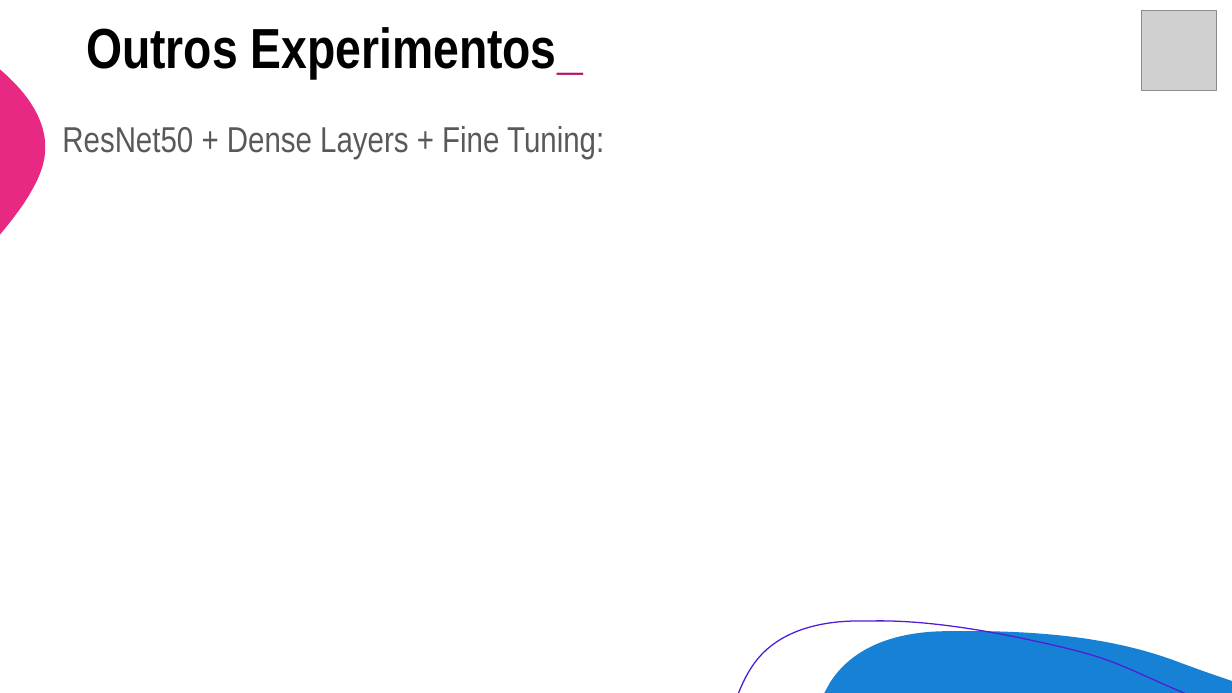
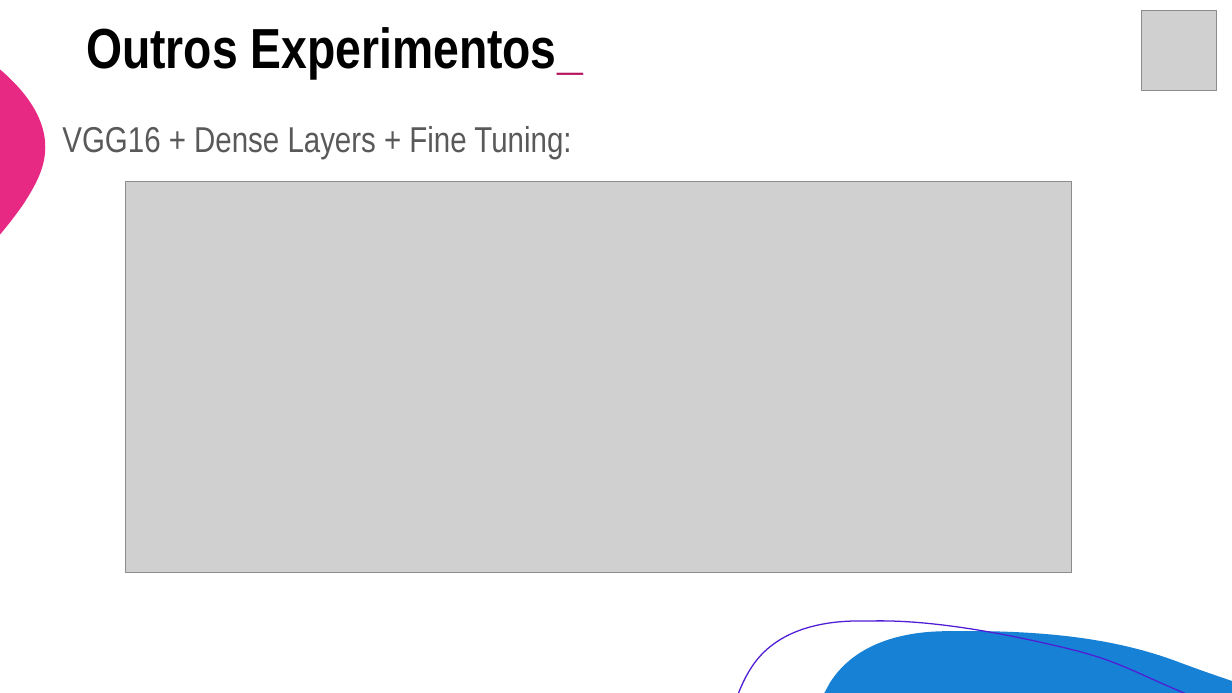
Before and after one commit to mauriciosobrinho/mdc-unicamp-final-project, a slide deck: slide 16 of ppt/Preliminar_Presentation.pptx (slide 15 before the commit). Drawn at 1232x693 pixels with LibreOffice and Linux fonts; fonts in the diff are those of the drawing; grey boxes stand for pictures. Boxes give left, top, right and bottom in pixels: in the first picture for what was removed or moved away, otherwise in the second. Text is boxed around its words. In the diff, an @@ line names an element or a change of style, - is before the commit and + after.

```diff
--- a/ppt/Preliminar_Presentation.pptx
+++ b/ppt/Preliminar_Presentation.pptx
@@ text at (x1=62, y1=126, x2=571, y2=159): text changed @@
-ResNet50 + Dense Layers + Fine Tuning:
+VGG16 + Dense Layers + Fine Tuning:
@@ picture added at (x1=126, y1=182, x2=1072, y2=572) @@
```
Also in this commit, not shown: 9 other slides changed, 3 slides added, 3 slides removed.
